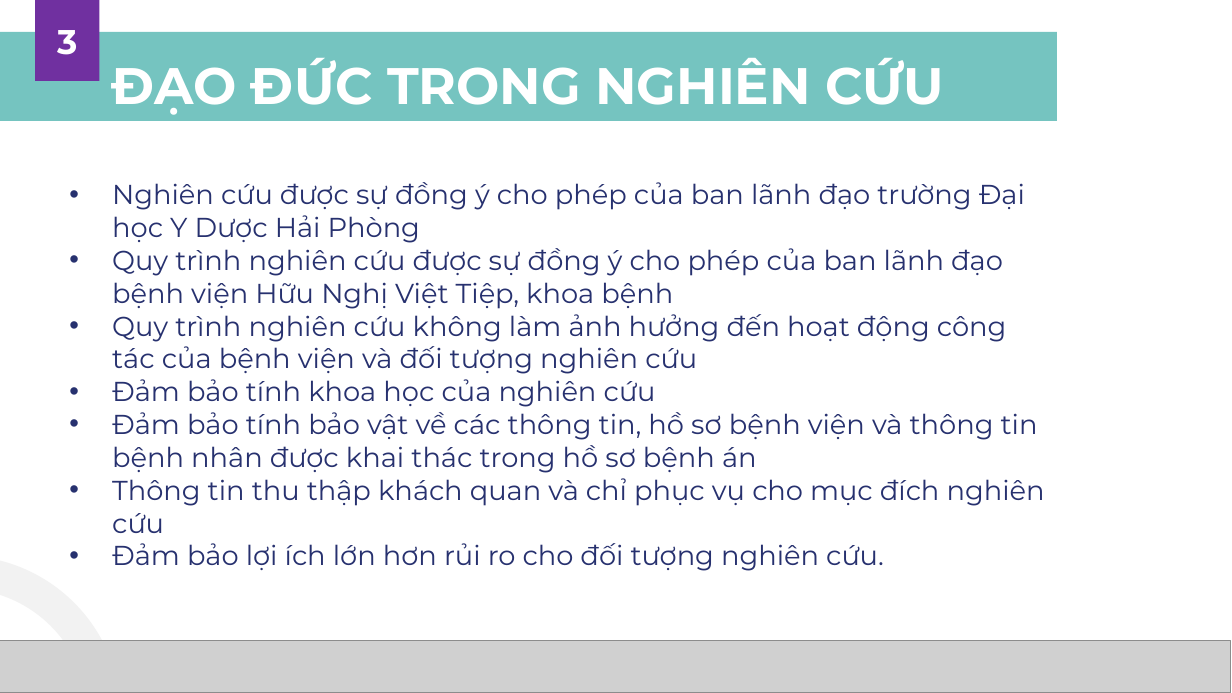
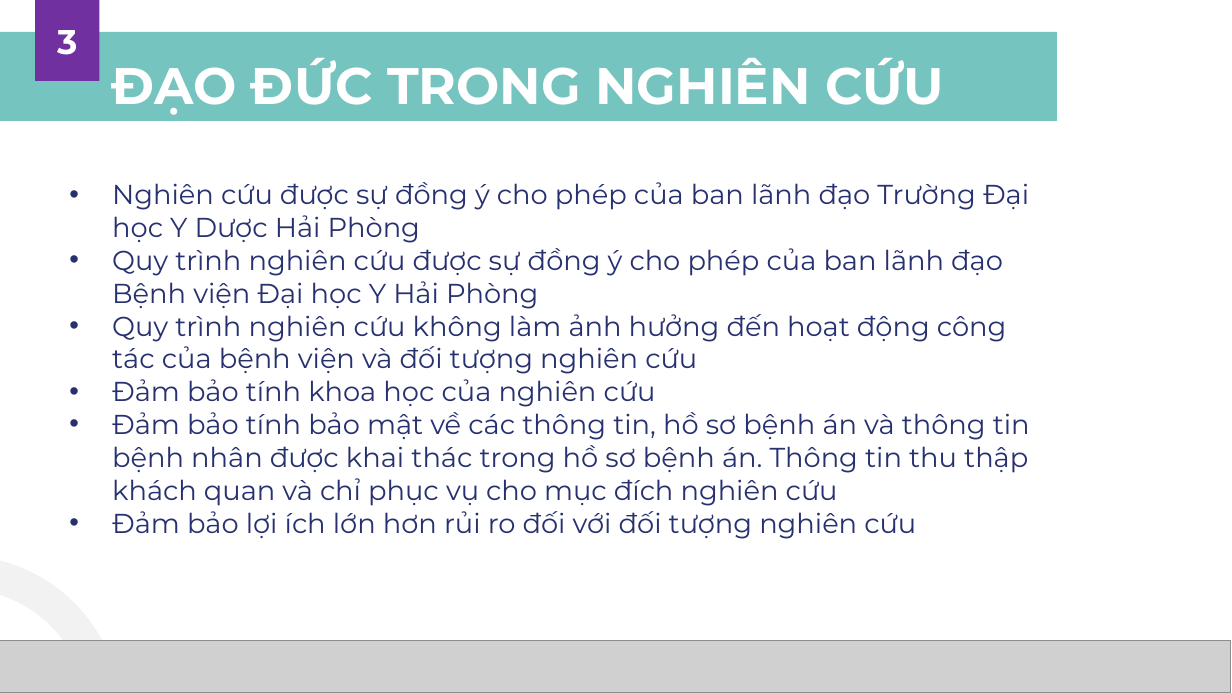
Before and after one commit to MedPocket/HPMUDocs-2021, a slide deck: slide 27 of Nghien-cuu-khoa-hoc/Nhom-4_K39C_Thuyet-trinh-NCKH.pptx (slide 29 before the commit). Drawn at 1232x693 pixels with LibreOffice and Linux fonts; fonts in the diff are those of the drawing; grey boxes stand for pictures; background and template pictures are left out. Boxes give left, top, right and bottom in pixels: in the first picture for what was removed or moved away, otherwise in the second. Text is boxed around its words. In the diff, an @@ line names an element or a change of style, - is before the commit and + after.

Commit message:
Edited PPTX

```diff
--- a/Nghien-cuu-khoa-hoc/Nhom-4_K39C_Thuyet-trinh-NCKH.pptx
+++ b/Nghien-cuu-khoa-hoc/Nhom-4_K39C_Thuyet-trinh-NCKH.pptx
@@ subtitle at box(112, 182, 1029, 309): text changed @@
-• Nghiên cứu được sự đồng ý cho phép của ban lãnh đạo trường Đại học Y Dược Hải Phòng
-• Quy trình nghiên cứu được sự đồng ý cho phép của ban lãnh đạo bệnh viện Hữu Nghị Việt Tiệp, khoa bệnh
+• Nghiên cứu được sự đồng ý cho phép của ban lãnh đạo Trường Đại học Y Dược Hải Phòng
+• Quy trình nghiên cứu được sự đồng ý cho phép của ban lãnh đạo Bệnh viện Đại học Y Hải Phòng
@@ subtitle at box(112, 412, 1030, 539): text changed @@
-• Đảm bảo tính bảo vật về các thông tin, hồ sơ bệnh viện và thông tin bệnh nhân được khai thác trong hồ sơ bệnh án
-• Thông tin thu thập khách quan và chỉ phục vụ cho mục đích nghiên cứu
-• Đảm bảo lợi ích lớn hơn rủi ro cho đối tượng nghiên cứu.
+• Đảm bảo tính bảo mật về các thông tin, hồ sơ bệnh án và thông tin bệnh nhân được khai thác trong hồ sơ bệnh án. Thông tin thu thập khách quan và chỉ phục vụ cho mục đích nghiên cứu
+• Đảm bảo lợi ích lớn hơn rủi ro đối với đối tượng nghiên cứu
```
Also in this commit, not shown: 22 other slides changed, 4 slides added, 3 slides removed.
